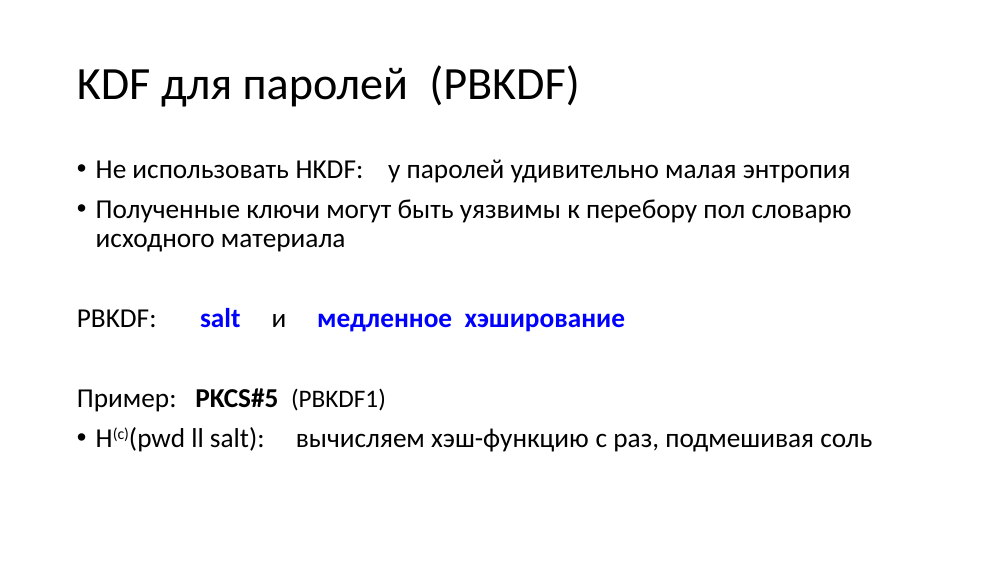
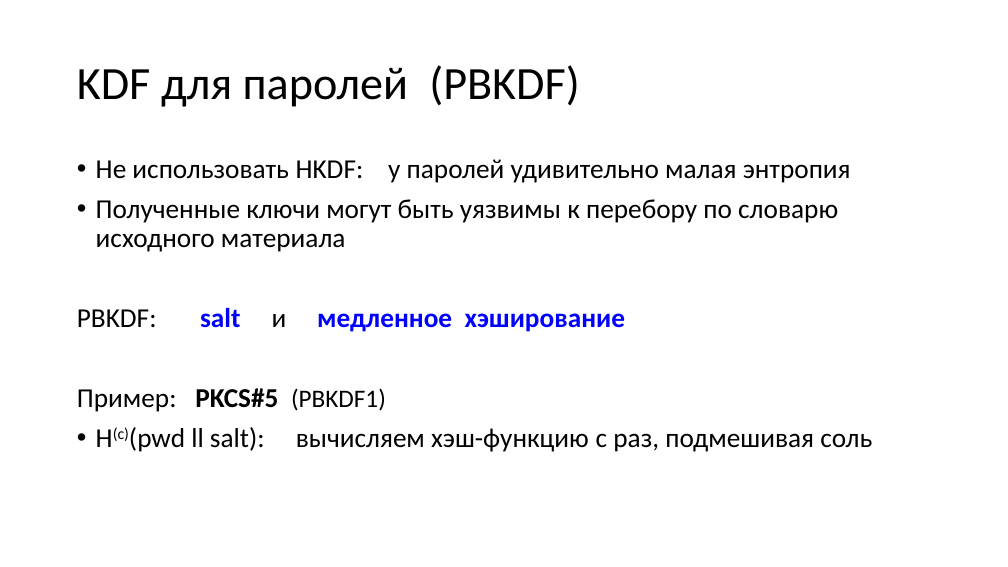
Before and after one commit to GeorgyFirsov-s-forks/CryptoLectures, a slide deck: slide 12 of Lectures/KdfLite.pptx. Drawn at 1008x567 pixels with LibreOffice and Linux fonts; fonts in the diff are those of the drawing. Boxes give left, top, right and bottom in pixels: in the first picture for what was removed or moved away, otherwise in the second. Text is boxed around its words. In the diff, an @@ line names an element or a change of style, - is before the commit and + after.

```diff
--- a/Lectures/KdfLite.pptx
+++ b/Lectures/KdfLite.pptx
@@ text at (96,199,838,252): text changed @@
-• Полученные ключи могут быть уязвимы к перебору пол словарю исходного материала
+• Полученные ключи могут быть уязвимы к перебору по словарю исходного материала
```
Also in this commit, not shown: 5 other files.
